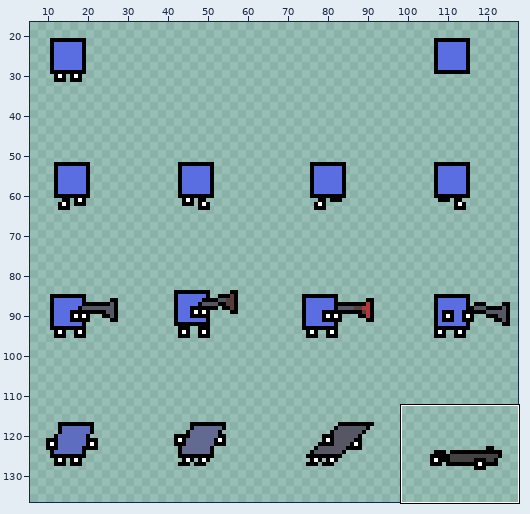
A sprite sheet gets an edit: Assets/Sprites/ranger.png. Above, an overview of the earlier version with the close-up marked.
Close-up. Before:
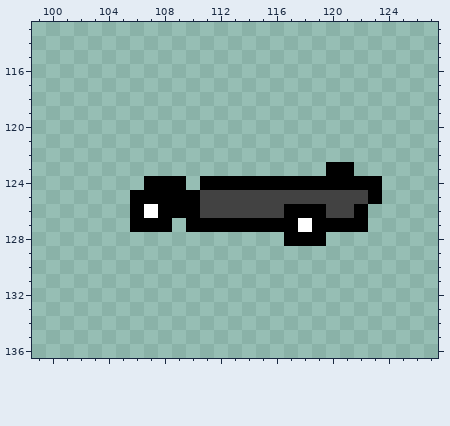
The file is 128x256 pixels. Shown: x 99..127, y 113..136. The old version is drawn lined up with the new one. The wide view leaves out empty margins.
Now the later version:
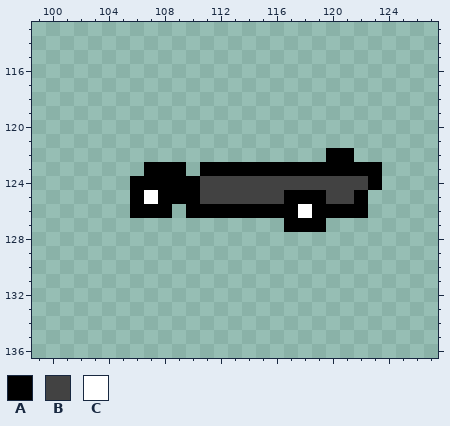
Palette (. is transparent): A #000000  B #424242  C #ffffff
Changes in this commit:
whole drawing moved by +0,+5 (the old picture is shown already moved)
y 122: x 120..121 .. -> AA
y 123: x 107..109 ... -> AAA; x 111..119 ......... -> AAAAAAAAA; x 122..123 .. -> AA
y 124: x 106 . -> A; x 110..122 .AAAAAAAAAAAA -> ABBBBBBBBBBBB
y 125: x 107 A -> C; x 117..119 BBB -> AAA; x 122..123 BA -> A.
y 126: x 107 C -> A; x 109 A -> .; x 111..116 BBBBBB -> AAAAAA; x 118 A -> C; x 120..121 BB -> AA
y 127: x 106..108 AAA -> ...; x 110..116 AAAAAAA -> .......; x 118 C -> A; x 120..122 AAA -> ...
y 128: x 117..119 AAA -> ...
Where, in picture pixels (left, top, right, bottom), the same in both close-ups:
changed: (130, 148, 382, 246)
